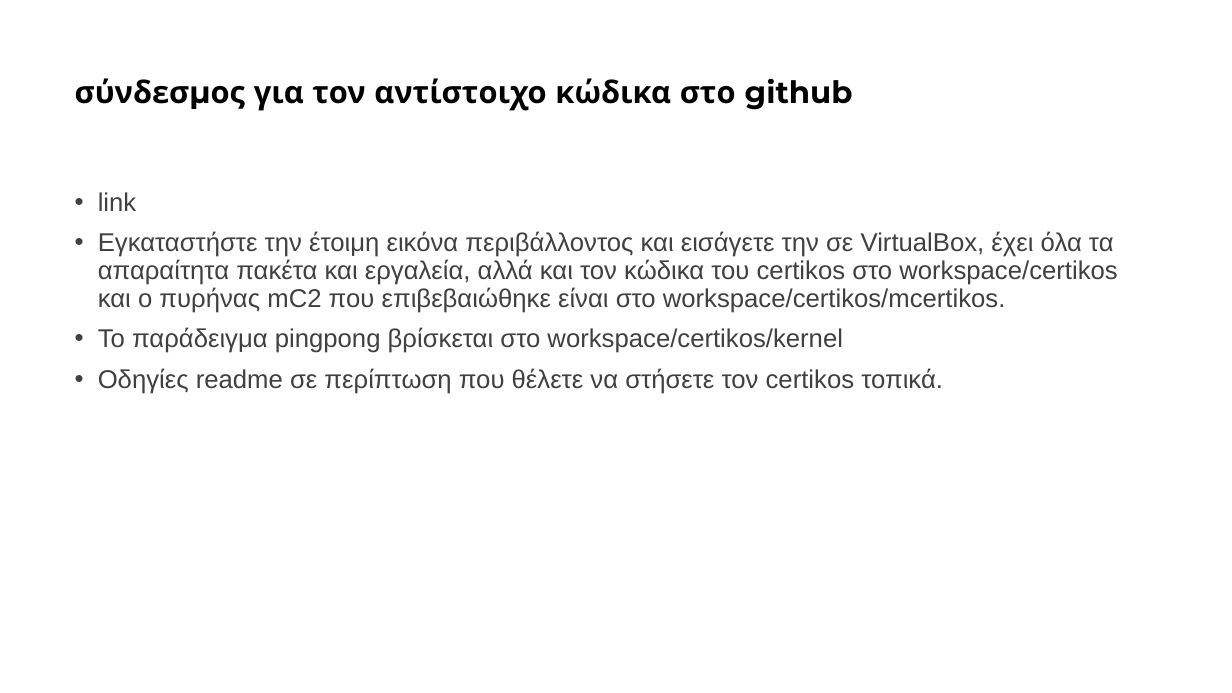
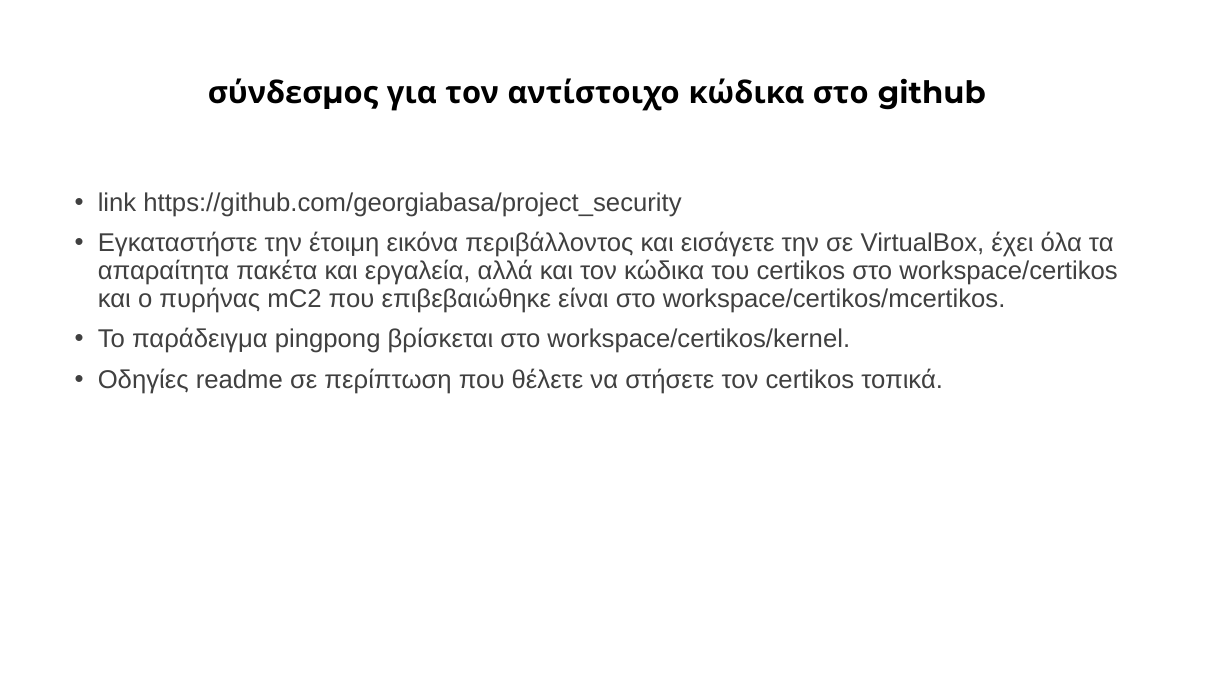
Before and after one commit to georgiabasa/project_security, a slide deck: slide 17 of programming_CertiKOS.pptx. Drawn at 1232x693 pixels with LibreOffice and Linux fonts; fonts in the diff are those of the drawing. Boxes give left, top, right and bottom in pixels: in the first picture for what was removed or moved away, otherwise in the second. Text is boxed around its words. In the diff, an @@ line names an element or a change of style, - is before the commit and + after.

Commit message:
added github link in pptx

```diff
--- a/programming_CertiKOS.pptx
+++ b/programming_CertiKOS.pptx
@@ title "σύνδεσμος για τον αντίστοιχο κώδικα ..." at bbox=[387, 78, 986, 111]: alignment left to centre @@
@@ text at bbox=[98, 192, 681, 217]: text changed @@
-• link
+• link https://github.com/georgiabasa/project_security
@@ text at bbox=[98, 327, 850, 353]: text changed @@
-• Το παράδειγμα pingpong βρίσκεται στο workspace/certikos/kernel
+• Το παράδειγμα pingpong βρίσκεται στο workspace/certikos/kernel.
```
Also in this commit, not shown: 4 other slides changed.
